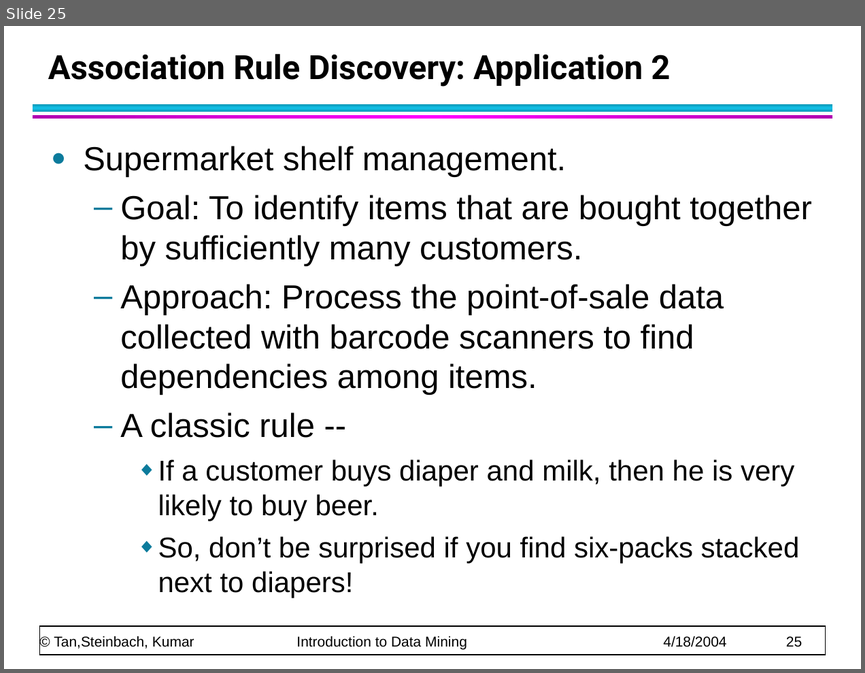
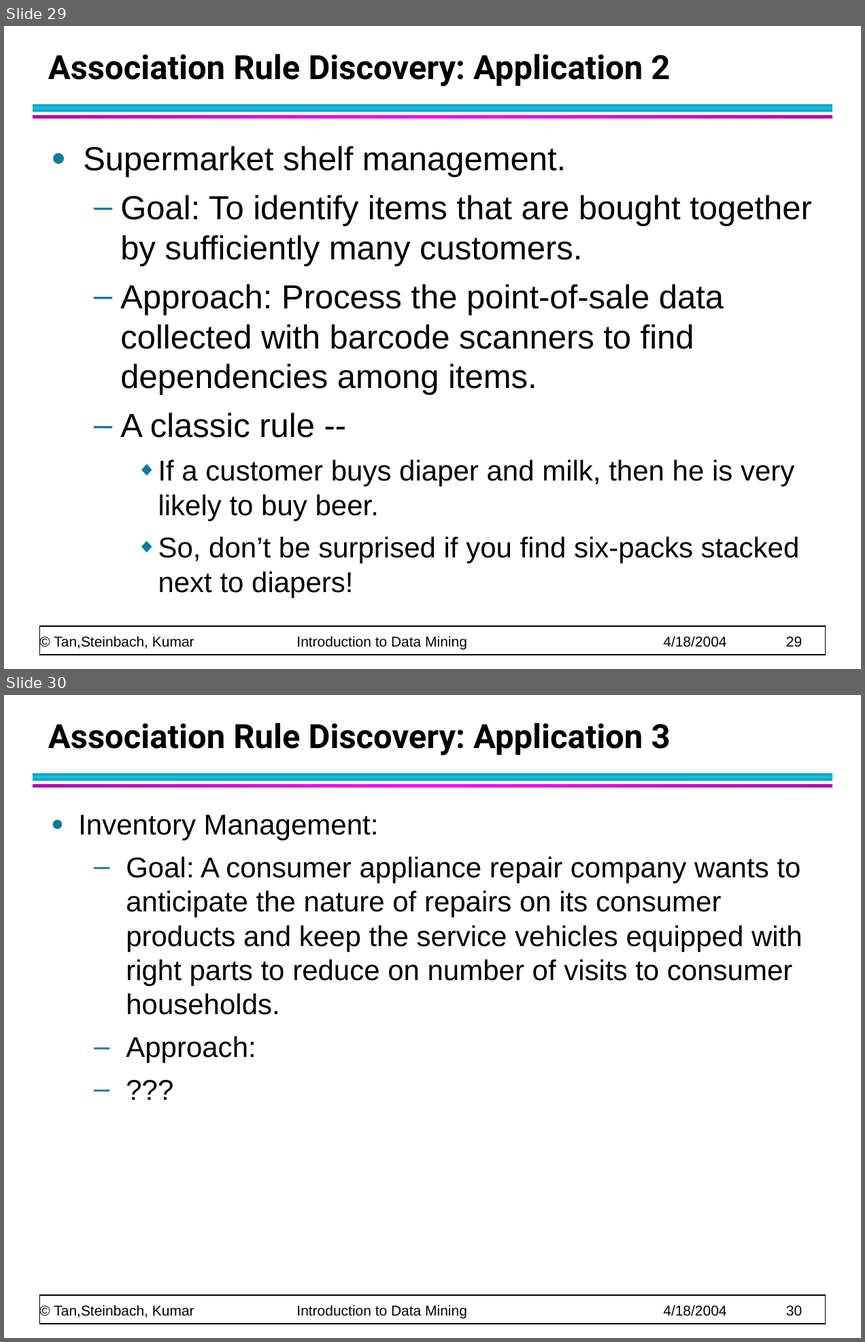
Before and after one commit to CMPT300/CMPT300.github.io, a slide deck: handouts/introduction/chap1_intro.ppt. Shown one above the other, each under a label of ours: slide 25 before the commit, slides 29 and 30 after it. The pictures are 865x673 and 865x1342 pixels, drawn with LibreOffice and Linux fonts; fonts in the diff are those of the drawing. Boxes give left, top, right and bottom in pixels: in the first picture for what was removed or moved away, otherwise in the second. Text is boxed around its words. In the diff, an @@ line names an element or a change of style, - is before the commit and + after.

```diff
--- a/handouts/introduction/chap1_intro.ppt
+++ b/handouts/introduction/chap1_intro.ppt
@@ slide 30 added at <box>4,695,861,1338</box>, background #FFFFFF; not listed: 4 template elements that a slide beside it also shows @@
@@ title added at <box>48,723,670,756</box>, 28 pt, text #000000, bold @@
+Association Rule Discovery: Application 3
@@ text added at <box>78,815,802,1062</box>, 24 pt, text #000000 @@
+● Inventory Management:
+  – Goal: A consumer appliance repair company wants to anticipate the nature of repairs on its consumer products and keep the service vehicles equipped with right parts to reduce on number of visits to consumer households.
+  – Approach:
+  – ???
@@ what was slide 25 is now slide 29 @@
@@ text at <box>54,635,802,650</box>: text changed @@
-© Tan,Steinbach, Kumar Introduction to Data Mining 4/18/2004 25
+© Tan,Steinbach, Kumar Introduction to Data Mining 4/18/2004 29
```
Also in this commit, not shown: 29 other slides changed, 5 other slides added, 1 slide removed.
